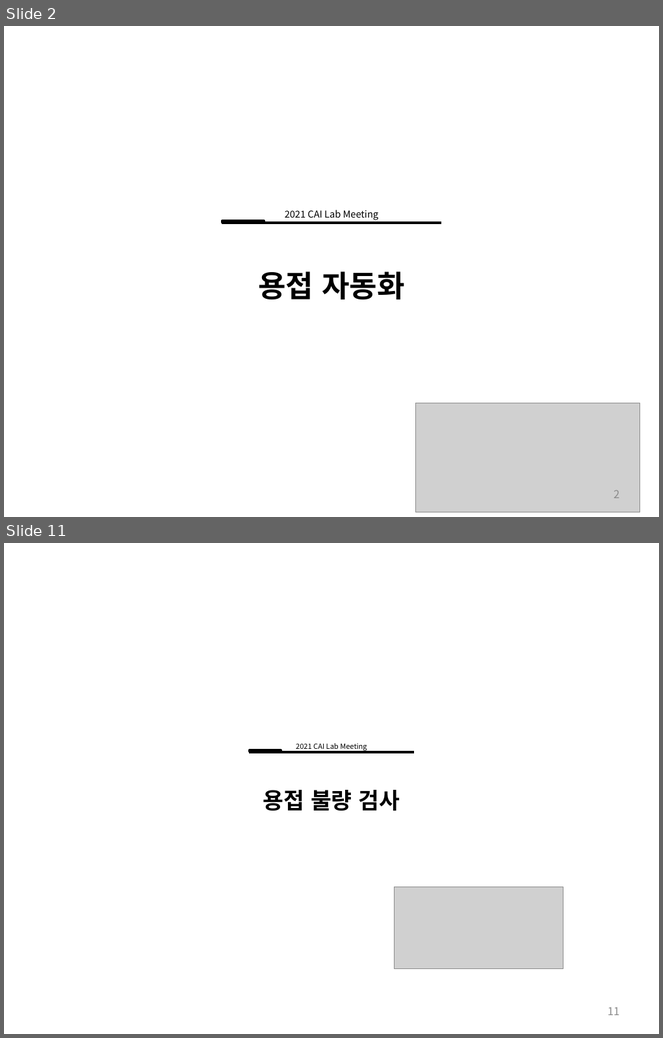
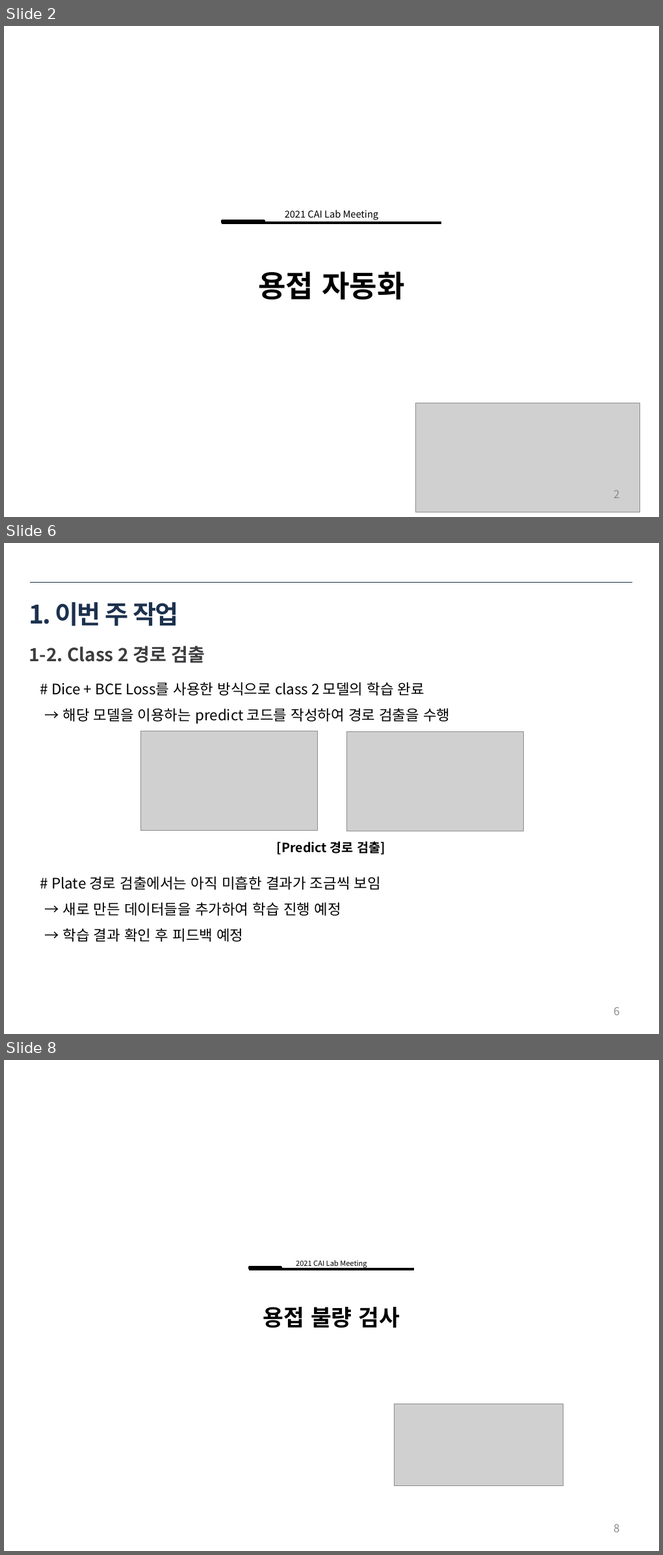
Before and after one commit to ssh6189/2022.01.15, a slide deck: 2022년 1월 15일 용접자동화로봇.pptx. Shown one above the other, each under a label of ours: slides 2 and 11 before the commit, slides 2, 6 and 8 after it; the slides between them are not shown. The pictures are 663x1038 and 663x1555 pixels, drawn with LibreOffice and Linux fonts; fonts in the diff are those of the drawing; grey boxes stand for pictures. Boxes give left, top, right and bottom in pixels: in the first picture for what was removed or moved away, otherwise in the second. Text is boxed around its words. In the diff, an @@ line names an element or a change of style, - is before the commit and + after.

```diff
--- a/2022년 1월 15일 용접자동화로봇.pptx
+++ b/2022년 1월 15일 용접자동화로봇.pptx
@@ slide 6 added at (x1=4, y1=543, x2=659, y2=1034), background #FFFFFF @@
@@ line added from (30, 582) to (633, 582), #1C314E 0.25 pt @@
@@ title added at (x1=29, y1=602, x2=178, y2=626), 28 pt, text #1C314E, bold @@
+1. 이번 주 작업
@@ text added at (x1=29, y1=646, x2=206, y2=663), 20 pt, text #3D3C3E, bold @@
+1-2. Class 2 경로 검출
@@ text added at (x1=51, y1=682, x2=450, y2=724), 16 pt, text #000000 @@
+# Dice + BCE Loss를 사용한 방식으로 class 2 모델의 학습 완료
+→ 해당 모델을 이용하는 predict 코드를 작성하여 경로 검출을 수행
@@ picture added at (x1=141, y1=731, x2=318, y2=832) @@
@@ picture added at (x1=347, y1=731, x2=523, y2=832) @@
@@ text added at (x1=277, y1=841, x2=386, y2=855), 14 pt, text #000000, bold @@
+[Predict 경로 검출]
@@ text added at (x1=51, y1=876, x2=381, y2=942), 16 pt, text #000000 @@
+# Plate 경로 검출에서는 아직 미흡한 결과가 조금씩 보임
+→ 새로 만든 데이터들을 추가하여 학습 진행 예정
+→ 학습 결과 확인 후 피드백 예정
@@ page number added at (x1=614, y1=1007, x2=620, y2=1016), 12 pt, text #8C8C8C @@
+6
@@ what was slide 11 is now slide 8 @@
@@ page number at (x1=614, y1=1524, x2=620, y2=1533): text changed @@
-11
+8
```
Also in this commit, not shown: 4 slides changed, 3 other slides added, 11 slides removed, 1 other file.
